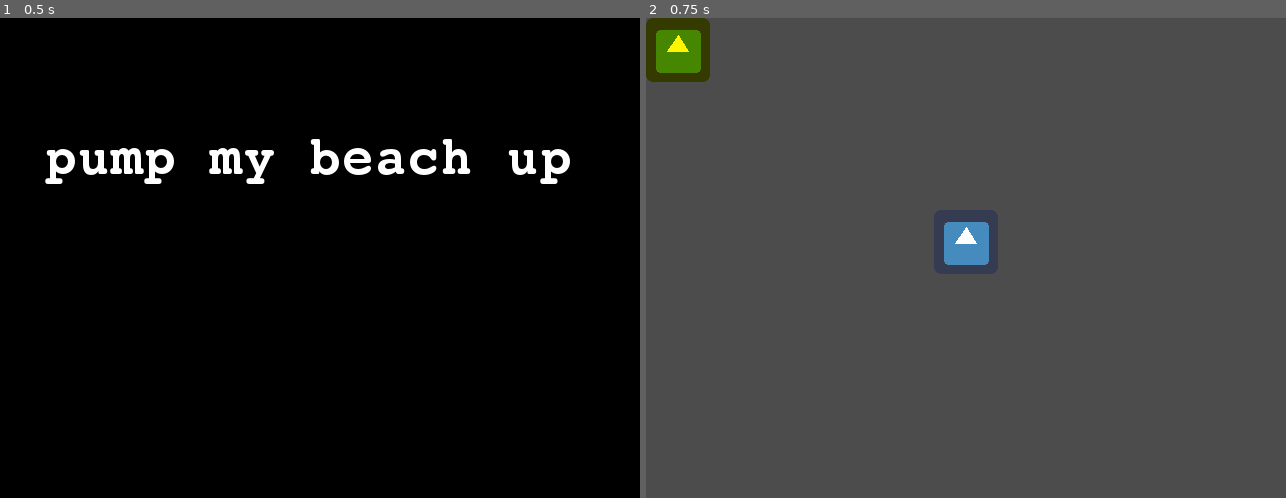
Above: before the commit, frames 1-2 (left to right).
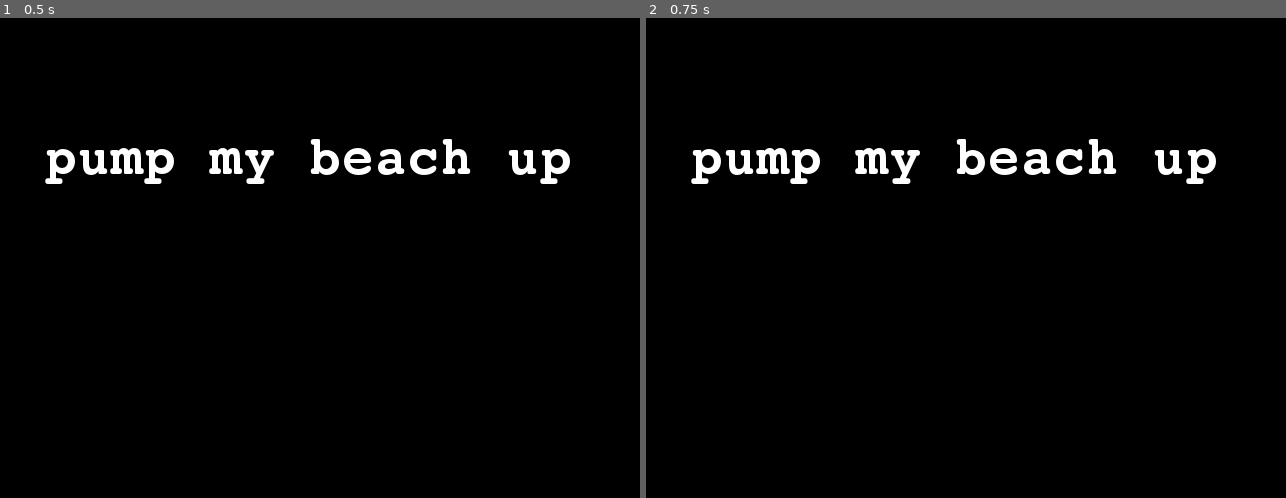
Above: after the commit, the same moments.

Repository: Boyquotes/SmackMyBeach
Game: Godot game, scene res://Titre.tscn
Same seed, same stepped clock (60 frames per second), same inputs: the game is played once before the commit and once after it. The engine's default icon, where the game draws it, is replaced by a stand-in: a white triangle on a blue panel in a dark square.
Inputs:
- Up to frame 1 (0.5 s): no input
- Up to frame 2 (0.75 s): tap Enter at 0.5 s; hold Right (ui_right) from 0.53 s (still down)

Frame 1 is identical in both runs. In frame 2, 100% of the frame differs, in the area x 0-100%, y 0-100%.
Error before the commit: Parse Error: Mixed tabs and spaces in indentation. (res://Player.gd:13)

Commit message:
Script du premier ennemi

Diff:
--- /dev/null
+++ b/Beach.gd
@@ -0,0 +1,26 @@
+extends Node2D
+
+export (PackedScene) var Gertrude
+var score
+
+func _ready():
+	print('gooooo')
+	$GertrudeTimer.start()
+	randomize()
+
+func _on_GertrudeTimer_timeout():
+	print("gertrude timeout")
+	# Choose a random location on Path2D.
+	$GertrudePath/GertrudeSpawnLocation.set_offset(randi())
+	# Create a Gertrude instance and add it to the scene.
+	var gertrude = Gertrude.instance()
+	add_child(gertrude)
+	# Set the Gertrude's direction perpendicular to the path direction.
+	var direction = $GertrudePath/GertrudeSpawnLocation.rotation + PI / 2
+	# Set the Gertrude's position to a random location.
+	gertrude.position = $GertrudePath/GertrudeSpawnLocation.position
+	# Add some randomness to the direction.
+	direction += rand_range(-PI / 4, PI / 4)
+	gertrude.rotation = direction
+	# Choose the velocity.
+	gertrude.set_linear_velocity(Vector2(rand_range(gertrude.MIN_SPEED, gertrude.MAX_SPEED), 0).rotated(direction))
--- a/Beach.tscn
+++ b/Beach.tscn
@@ -1,10 +1,49 @@
-[gd_scene load_steps=3 format=2]
+[gd_scene load_steps=6 format=2]
 
-[ext_resource path="res://Player.tscn" type="PackedScene" id=1]
+[ext_resource path="res://Beach.gd" type="Script" id=1]
 [ext_resource path="res://Gertrude.tscn" type="PackedScene" id=2]
+[ext_resource path="res://assets/beach.png" type="Texture" id=3]
+[ext_resource path="res://Player.tscn" type="PackedScene" id=4]
+
+[sub_resource type="Curve2D" id=1]
+
+bake_interval = 5.0
+_data = {
+"points": PoolVector2Array( 0, 0, 0, 0, 0, 0, 0, 0, 0, 0, 640, 0, 0, 0, 0, 0, 640, 480, 0, 0, 0, 0, 0, 480, 0, 0, 0, 0, 0, 0 )
+}
 
 [node name="Beach" type="Node2D"]
 
-[node name="Player" parent="." index="0" instance=ExtResource( 1 )]
+script = ExtResource( 1 )
+Gertrude = ExtResource( 2 )
 
-[node name="Gertrude" parent="." index="1" instance=ExtResource( 2 )]
+[node name="Sprite" type="Sprite" parent="." index="0"]
+
+position = Vector2( 320.222, 240.089 )
+texture = ExtResource( 3 )
+
+[node name="Player" parent="." index="1" instance=ExtResource( 4 )]
+
+[node name="GertrudeTimer" type="Timer" parent="." index="2"]
+
+process_mode = 1
+wait_time = 0.5
+one_shot = false
+autostart = false
+
+[node name="GertrudePath" type="Path2D" parent="." index="3"]
+
+self_modulate = Color( 0.5, 0.6, 1, 0.7 )
+curve = SubResource( 1 )
+
+[node name="GertrudeSpawnLocation" type="PathFollow2D" parent="GertrudePath" index="0"]
+
+offset = 0.0
+h_offset = 0.0
+v_offset = 0.0
+rotate = true
+cubic_interp = true
+loop = true
+lookahead = 4.0
+
+[connection signal="timeout" from="GertrudeTimer" to="." method="_on_GertrudeTimer_timeout"]
--- a/Gertrude.gd
+++ b/Gertrude.gd
@@ -1,7 +1,10 @@
-extends Area2D
+extends RigidBody2D
 
 export (int) var MIN_SPEED
 export (int) var MAX_SPEED
 
+func _ready():
+	pass
+
 func _on_Visibility_screen_exited():
 	queue_free()
--- a/Gertrude.tscn
+++ b/Gertrude.tscn
@@ -8,23 +8,31 @@
 custom_solver_bias = 0.0
 extents = Vector2( 29.8865, 30.4596 )
 
-[node name="Gertrude" type="Area2D" index="0"]
+[node name="Gertrude" type="RigidBody2D" index="0"]
 
 modulate = Color( 1, 0.960938, 0, 1 )
-input_pickable = true
-gravity_vec = Vector2( 0, 1 )
-gravity = 98.0
-linear_damp = 0.1
-angular_damp = 1.0
-audio_bus_override = false
-audio_bus_name = "Master"
+input_pickable = false
+collision_layer = 1
+collision_mask = 1
+mode = 0
+mass = 1.0
+friction = 1.0
+bounce = 0.0
+gravity_scale = 1.0
+custom_integrator = false
+continuous_cd = 0
+contacts_reported = 0
+contact_monitor = false
+sleeping = false
+can_sleep = true
+linear_velocity = Vector2( 0, 0 )
+linear_damp = -1.0
+angular_velocity = 0.0
+angular_damp = -1.0
 script = ExtResource( 1 )
 _sections_unfolded = [ "Visibility" ]
-__meta__ = {
-"_edit_group_": true
-}
-MIN_SPEED = null
-MAX_SPEED = null
+MIN_SPEED = 150
+MAX_SPEED = 250
 
 [node name="Sprite" type="Sprite" parent="." index="0"]
 
